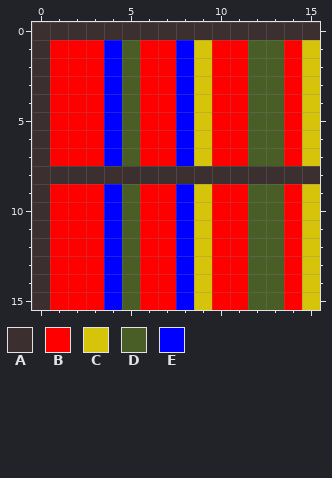
A pixel-art sprite gets an edit: data/images/original/bookshelf_ml.png. Above, as it was before the edit.
The file is 16x16 pixels.
Palette (. is transparent): A #3b2f2f  B #ff0000  C #d5c409  D #485e26  E #0000ff
Pixels before, first column x 0:
 0 AAAAAAAAAAAAAAAA
 1 ABBBEDBBECBBDDBC
 2 ABBBEDBBECBBDDBC
 3 ABBBEDBBECBBDDBC
 4 ABBBEDBBECBBDDBC
 5 ABBBEDBBECBBDDBC
 6 ABBBEDBBECBBDDBC
 7 ABBBEDBBECBBDDBC
 8 AAAAAAAAAAAAAAAA
 9 ABBBEDBBECBBDDBC
10 ABBBEDBBECBBDDBC
11 ABBBEDBBECBBDDBC
12 ABBBEDBBECBBDDBC
13 ABBBEDBBECBBDDBC
14 ABBBEDBBECBBDDBC
15 ABBBEDBBECBBDDBC
And afterwards:
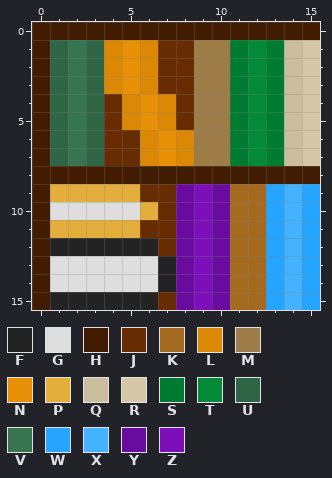
Colours new in this view: F #232323  G #dfdede  H #421c01  J #672c02  K #a46b20  L #db8805  M #9d7c47  N #e89006  P #e3ae3c  Q #cbbe9e  R #d6c8a7  S #007c32  T #028a38  U #2e6544  V #36754f  W #25a5ff  X #44b2ff  Y #690b9f  Z #7c0fba
The edit:
Changed rows in their new state; - is an unchanged pixel.
first column x 0:
 0 HHHHHHHHHHHHHHHH
 1 HUVULNLJJMMSTSQR
 2 HUVULNLJJMMSTSQR
 3 HUVULNLJJMMSTSQR
 4 HUVUJLNLJMMSTSQR
 5 HUVUJLNLJMMSTSQR
 6 HUVUJJLNLMMSTSQR
 7 HUVUJJLNLMMSTSQR
 8 HHHHHHHHHHHHHHHH
 9 HPPPPPJJYZYKKWXW
10 HGGGGGPJYZYKKWXW
11 HPPPPPJJYZYKKWXW
12 HFFFFFFJYZYKKWXW
13 HGGGGGGFYZYKKWXW
14 HGGGGGGFYZYKKWXW
15 HFFFFFFJYZYKKWXW
Pixel boxes of the changes (left, top, right, bottom) in both pictures:
changed: (32, 22, 320, 310)
